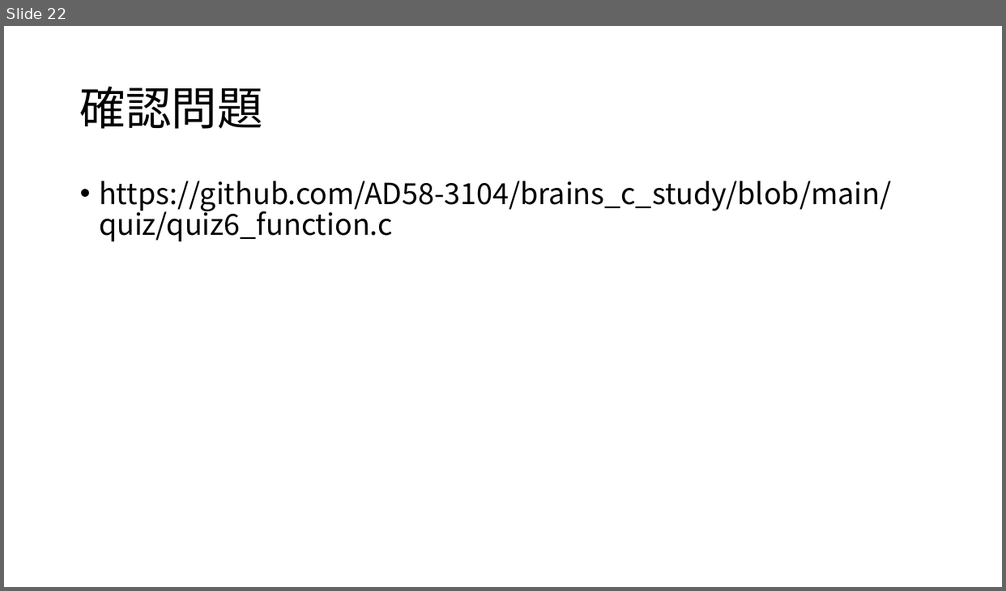
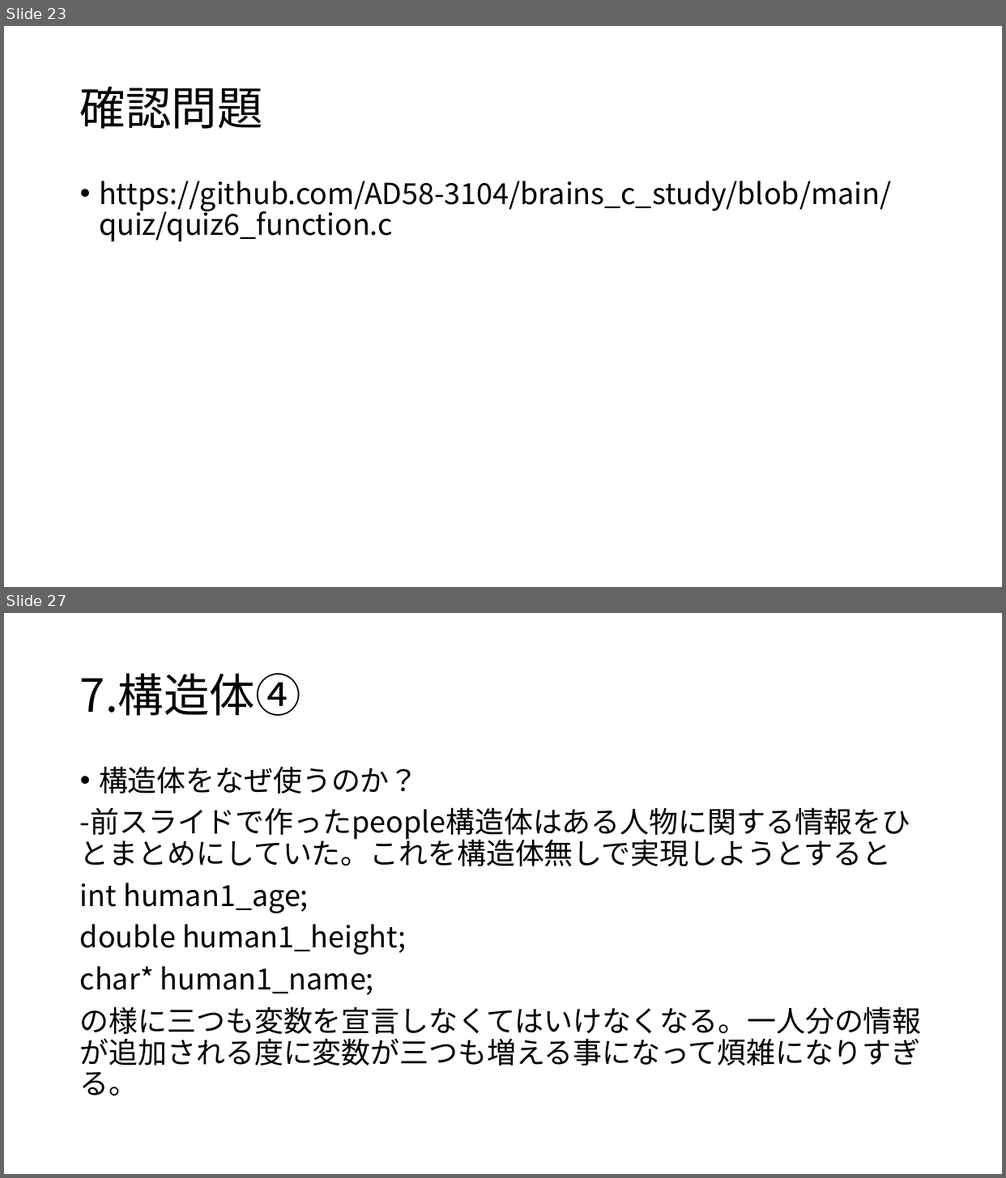
Before and after one commit to AD58-3104/brains_c_study, a slide deck: document/C言語勉強会.pptx. Shown one above the other, each under a label of ours: slide 22 before the commit, slides 23 and 27 after it; the slides between them are not shown. The pictures are 1006x591 and 1006x1178 pixels, drawn with LibreOffice and Linux fonts; fonts in the diff are those of the drawing. Boxes give left, top, right and bottom in pixels: in the first picture for what was removed or moved away, otherwise in the second. Text is boxed around its words. In the diff, an @@ line names an element or a change of style, - is before the commit and + after.

```diff
--- a/document/C言語勉強会.pptx
+++ b/document/C言語勉強会.pptx
@@ slide 27 added at (4,613,1002,1174), background #FFFFFF @@
@@ title added at (80,673,301,716), 44 pt, text #000000 @@
+7.構造体④
@@ text added at (80,766,922,1096), 28 pt, text #000000 @@
+• 構造体をなぜ使うのか？
+-前スライドで作ったpeople構造体はある人物に関する情報をひとまとめにしていた。これを構造体無しで実現しようとすると
+int human1_age;
+double human1_height;
+char* human1_name;
+の様に三つも変数を宣言しなくてはいけなくなる。一人分の情報が追加される度に変数が三つも増える事になって煩雑になりすぎる。
@@ what was slide 22 is now slide 23 @@
```
Also in this commit, not shown: 3 slides changed, 11 other slides added.
